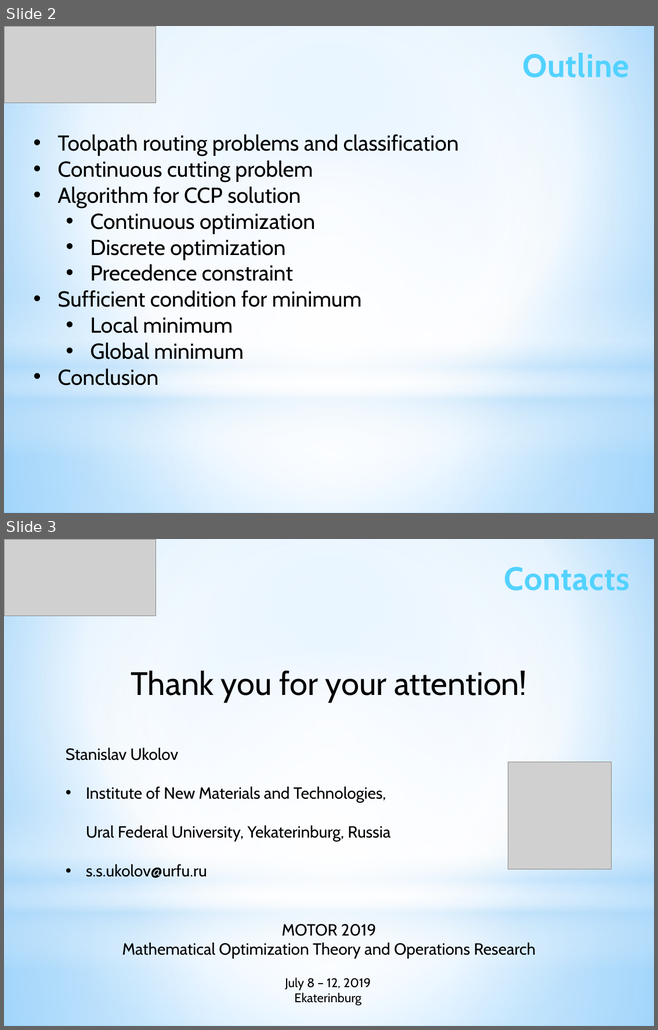
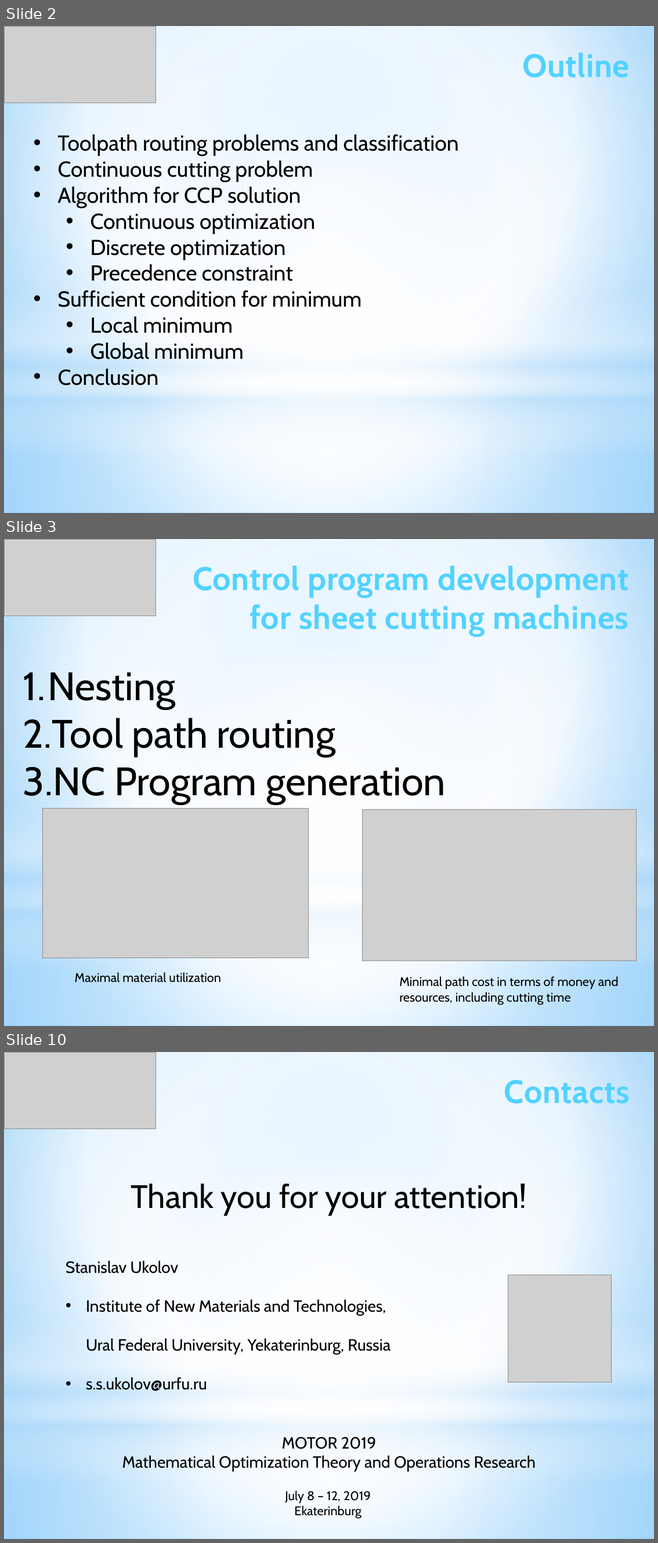
Before and after one commit to ukoloff/LaTeX, a slide deck: motor2019/pptx/Report.pptx. Shown one above the other, each under a label of ours: slides 2 and 3 before the commit, slides 2, 3 and 10 after it; the slides between them are not shown. The pictures are 658x1030 and 658x1543 pixels, drawn with LibreOffice and Linux fonts; fonts in the diff are those of the drawing; grey boxes stand for pictures. Boxes give left, top, right and bottom in pixels: in the first picture for what was removed or moved away, otherwise in the second. Text is boxed around its words. In the diff, an @@ line names an element or a change of style, - is before the commit and + after.

```diff
--- a/motor2019/pptx/Report.pptx
+++ b/motor2019/pptx/Report.pptx
@@ slide 3 added at bbox=[4, 539, 654, 1026], background gradient #9ED5FF to #FFFFFF to #5BB9FF; not listed: 4 template elements that a slide beside it also shows @@
@@ picture added at bbox=[4, 539, 155, 616] @@
@@ text added at bbox=[192, 566, 628, 636], 36 pt, text gradient #52D2FF to #20A0CE, bold @@
+Control program development
+for sheet cutting machines
@@ text added at bbox=[23, 672, 445, 805], 44 pt, text #000000 @@
+1. Nesting
+2. Tool path routing
+3. NC Program generation
@@ picture added at bbox=[42, 809, 308, 958] @@
@@ picture added at bbox=[362, 809, 636, 961] @@
@@ text added at bbox=[75, 972, 221, 983], 14 pt, text #000000 @@
+Maximal material utilization
@@ text added at bbox=[399, 976, 618, 1005], 14 pt, text #000000 @@
+Minimal path cost in terms of money and resources, including cutting time
@@ what was slide 3 is now slide 10 @@
```
Also in this commit, not shown: 6 other slides added.
